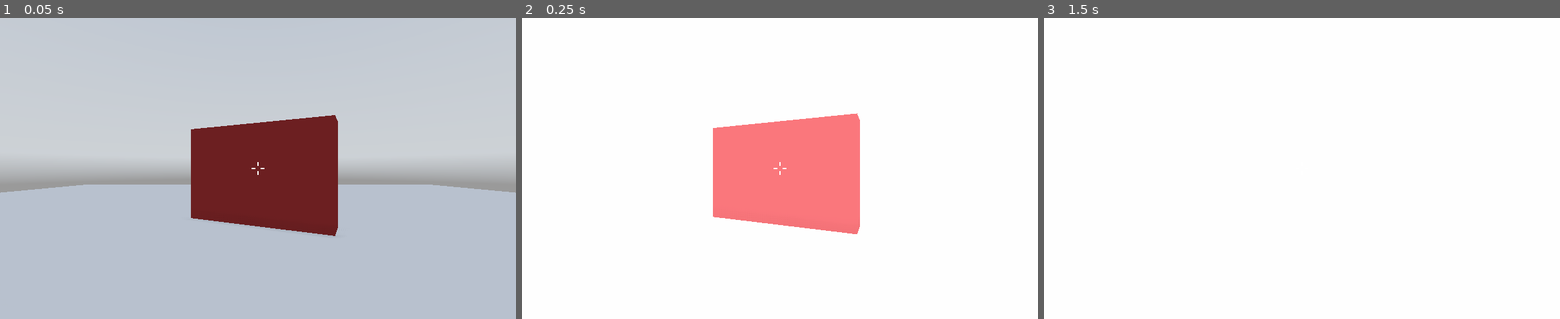
Above: before the commit, frames 1-3 (left to right).
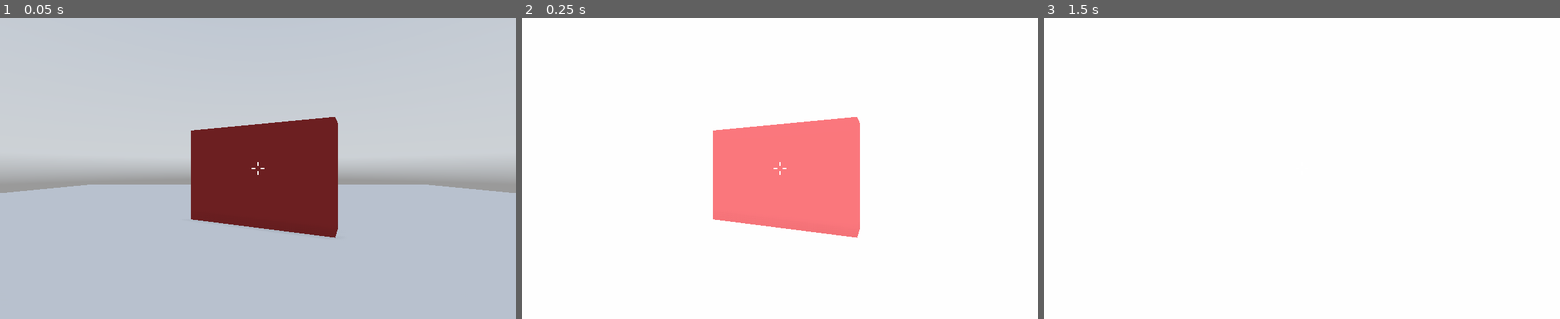
Above: after the commit, the same moments.

Repository: MilkAndBanana01/GODOT-FPS-Toolkit
Game: Godot game, scene res://World/World.tscn
The game is run twice, just before and just after one commit, with the same random seed, the same clock (stepped at 60 frames per second) and the same inputs. A sky picture missing from this copy of the repository is replaced by a grey-blue gradient.
Inputs (mouse positions are in pixels of both pictures, inside the frame that each line leads up to):
- Up to frame 1 (0.05 s): no input
- Up to frame 2 (0.25 s): no input
- Up to frame 3 (1.5 s): tap Enter at 0.5 s; move the mouse to (1327, 168) at 0.52 s; hold Z (zoom) 0.53-1.28 s; hold W (move_forward) from 0.53 s (still down); tap Space (jump) at 0.77, 1.07, 1.25 s; tap Shift (run, bound only after the commit) at 0.8, 1.35 s; move the mouse to (1276, 168) at 1.27 s

The runs differ from the first frame. In frame 1, 0.3% of the frame differs, in the area x 0-100%, y 32-74%; in frame 2, 0.6%, in the area x 37-66%, y 31-74%; in frame 3, nothing differs.

Commit message:
dynamic fov added for running

Diff:
--- a/GODOT FPS Toolkit (Godot 3.4)/Player/AP.gd
+++ b/GODOT FPS Toolkit (Godot 3.4)/Player/AP.gd
@@ -13,6 +13,7 @@
 var gravity
 var mid_air_settings
 var jumping
+var running
 
 func _ready() -> void:
 	player = get_tree().current_scene.get_node("Player")
--- a/GODOT FPS Toolkit (Godot 3.4)/Player/Camera/Camera Effects/Dynamic FOV.gd
+++ b/GODOT FPS Toolkit (Godot 3.4)/Player/Camera/Camera Effects/Dynamic FOV.gd
@@ -1,9 +1,10 @@
 extends Node
 
 export var enabled := true
-export var minimum_FOV := 0
-export var maximum_FOV := 0
+export var minimum_FOV := 0.0
+export var maximum_FOV := 0.0
 
+var running_FOV : float
 
 func _ready() -> void:
 	Ap.dynamic_FOV = self
@@ -13,10 +14,13 @@
 			minimum_FOV = Ap.camera_settings.custom_FOV
 	if maximum_FOV == 0:
 		maximum_FOV = minimum_FOV + 10
-
+	running_FOV = Ap.running.custom_FOV if Ap.running.custom_FOV > 0 else maximum_FOV + 20
 
 func _physics_process(delta: float) -> void:
 	if enabled:
-		var moving = bool(Ap.movement_settings.velocity.length())
-		if not Ap.camera_zooming.enable_zoom:
-			Ap.camera.fov = lerp(Ap.camera.fov,maximum_FOV if int(moving) > 0 else minimum_FOV, delta * 4)
+		var movement = Ap.movement_settings.velocity.length() / Ap.movement_settings.speed
+		var current_FOV = clamp(
+			(maximum_FOV * Ap.movement_settings.input.length() if Ap.running.enabled and not Input.is_action_pressed("run") else running_FOV * movement),
+			minimum_FOV,
+			running_FOV)
+		Ap.camera.fov = lerp(Ap.camera.fov,current_FOV,delta * 4)
--- a/GODOT FPS Toolkit (Godot 3.4)/Player/Movement/Gravity/Gravity.gd
+++ b/GODOT FPS Toolkit (Godot 3.4)/Player/Movement/Gravity/Gravity.gd
@@ -5,7 +5,9 @@
 
 var gravity : Vector3
 var snap : Vector3
+
 var momentum : Vector3
+
 var jump_count := 0
 
 
@@ -23,6 +25,7 @@
 			gravity = Vector3.UP * Ap.jumping.jump_height
 			if Ap.jumping.update_direction:
 				Ap.movement_settings.update_direction()
+				Ap.movement_settings.retro_movement(Ap.movement_settings.speed)
 		elif snap != Vector3.ZERO:
 			jump_count = 0
 		Ap.player.move_and_slide_with_snap(gravity,snap,Vector3.UP)
--- a/GODOT FPS Toolkit (Godot 3.4)/Player/Movement/Movement Settings.gd
+++ b/GODOT FPS Toolkit (Godot 3.4)/Player/Movement/Movement Settings.gd
@@ -2,10 +2,13 @@
 
 export var enabled := true
 export(int,"Retro","Modern") var style := 0
-export var movement_speed := 20.0
-export var movement_acceleration := 1.0
+export var speed := 20.0
+export var acceleration := 1.0
 export var enable_friction := false
 export var friction_rate := 1.0
+
+var current_speed : float
+var current_acceleration : float
 
 var input : Vector2
 var direction : Vector3
@@ -19,7 +22,6 @@
 func update_direction():
 	input = Input.get_vector("move_left","move_right","move_forward","move_back")
 	direction = (Ap.player.transform.basis * Vector3(input.x, 0, input.y)).normalized()
-	retroMovement(movement_speed)
 
 func retroMovement(s):
 	velocity = Vector3.ZERO
@@ -39,11 +41,14 @@
 
 func _physics_process(delta: float) -> void:
 	if enabled:
-		movement_speed = movement_speed + Ap.mid_air_settings.custom_air_speed if Ap.mid_air_settings.enabled else movement_speed
-		movement_acceleration = movement_acceleration + Ap.mid_air_settings.custom_air_acceleration if Ap.mid_air_settings.enabled else movement_acceleration
+		current_speed = speed + Ap.mid_air_settings.custom_air_speed if Ap.mid_air_settings.enabled else speed
+		current_acceleration = acceleration + Ap.mid_air_settings.custom_air_acceleration if Ap.mid_air_settings.enabled else acceleration
+		if Ap.running.enabled and Input.is_action_pressed("run"):
+			current_speed += Ap.running.speed if Ap.running.speed > 0 else speed/2
+			current_acceleration += Ap.running.acceleration if Ap.running.acceleration > 0 else 0
 		snap = -Ap.player.get_floor_normal() if Ap.player.is_on_floor() else Vector3.ZERO
 		if Ap.player.is_on_floor() or not Ap.gravity.enable or Ap.mid_air_settings.enable_air_movement:
 			update_direction()
-			retroMovement(movement_speed) if style == 0 else modernMovement(movement_speed,movement_acceleration,delta)
+			retroMovement(current_speed) if style == 0 else modernMovement(current_speed,current_acceleration,delta)
 		if Ap.player.is_on_floor() or Ap.mid_air_settings.enable_air_momentum or Ap.mid_air_settings.enable_air_movement:
 			Ap.player.move_and_slide_with_snap(velocity,snap,Vector3.UP)
--- /dev/null
+++ b/GODOT FPS Toolkit (Godot 3.4)/Player/Movement/Running/Running.gd
@@ -0,0 +1,10 @@
+extends Node
+
+export var enabled := true
+export var speed := 10.0
+export var acceleration := 1
+export var affect_FOV := true
+export var custom_FOV := 0
+
+func _enter_tree() -> void:
+	Ap.running = self
--- a/GODOT FPS Toolkit (Godot 3.4)/World/World.tscn
+++ b/GODOT FPS Toolkit (Godot 3.4)/World/World.tscn
@@ -12,6 +12,7 @@
 [ext_resource path="res://Player/Movement/Gravity/Mid-Air Settings.gd" type="Script" id=10]
 [ext_resource path="res://Player/Camera/Camera Effects/Dynamic FOV.gd" type="Script" id=11]
 [ext_resource path="res://Player/Camera/Camera Effects/Camera Tilt.gd" type="Script" id=12]
+[ext_resource path="res://Player/Movement/Running/Running.gd" type="Script" id=13]
 
 [sub_resource type="SpatialMaterial" id=1]
 albedo_color = Color( 0.615686, 0.164706, 0.164706, 1 )
@@ -49,6 +50,8 @@
 
 [node name="Panning" type="Node" parent="Player/Camera Settings"]
 script = ExtResource( 4 )
+smoothing_enabled = true
+smoothing_amount = 0.053
 
 [node name="Zooming" type="Node" parent="Player/Camera Settings"]
 script = ExtResource( 5 )
@@ -61,12 +64,15 @@
 
 [node name="Camera Tilt" type="Node" parent="Player/Camera Settings/Camera Effects"]
 script = ExtResource( 12 )
+enabled = false
 
 [node name="Movement Settings" type="Node" parent="Player"]
 script = ExtResource( 6 )
+acceleration = 4.0
 
 [node name="Gravity" type="Node" parent="Player/Movement Settings"]
 script = ExtResource( 9 )
+enable = false
 
 [node name="Mid-Air Settings" type="Node" parent="Player/Movement Settings/Gravity"]
 script = ExtResource( 10 )
@@ -75,6 +81,10 @@
 script = ExtResource( 8 )
 maximum_jumps = 575
 
+[node name="Running" type="Node" parent="Player/Movement Settings"]
+script = ExtResource( 13 )
+speed = 30.632
+
 [node name="UI" type="Node" parent="Player"]
 
 [node name="HUD" type="Node" parent="Player/UI"]
--- a/GODOT FPS Toolkit (Godot 3.4)/project.godot
+++ b/GODOT FPS Toolkit (Godot 3.4)/project.godot
@@ -54,6 +54,11 @@
 "events": [ Object(InputEventKey,"resource_local_to_scene":false,"resource_name":"","device":0,"alt":false,"shift":false,"control":false,"meta":false,"command":false,"pressed":false,"scancode":0,"physical_scancode":32,"unicode":0,"echo":false,"script":null)
  ]
 }
+run={
+"deadzone": 0.5,
+"events": [ Object(InputEventKey,"resource_local_to_scene":false,"resource_name":"","device":0,"alt":false,"shift":false,"control":false,"meta":false,"command":false,"pressed":false,"scancode":0,"physical_scancode":16777237,"unicode":0,"echo":false,"script":null)
+ ]
+}
 
 [physics]
 
Not shown: 1 places in GODOT FPS Toolkit (Godot 3.4)/World/World.tscn that only renumber resources
